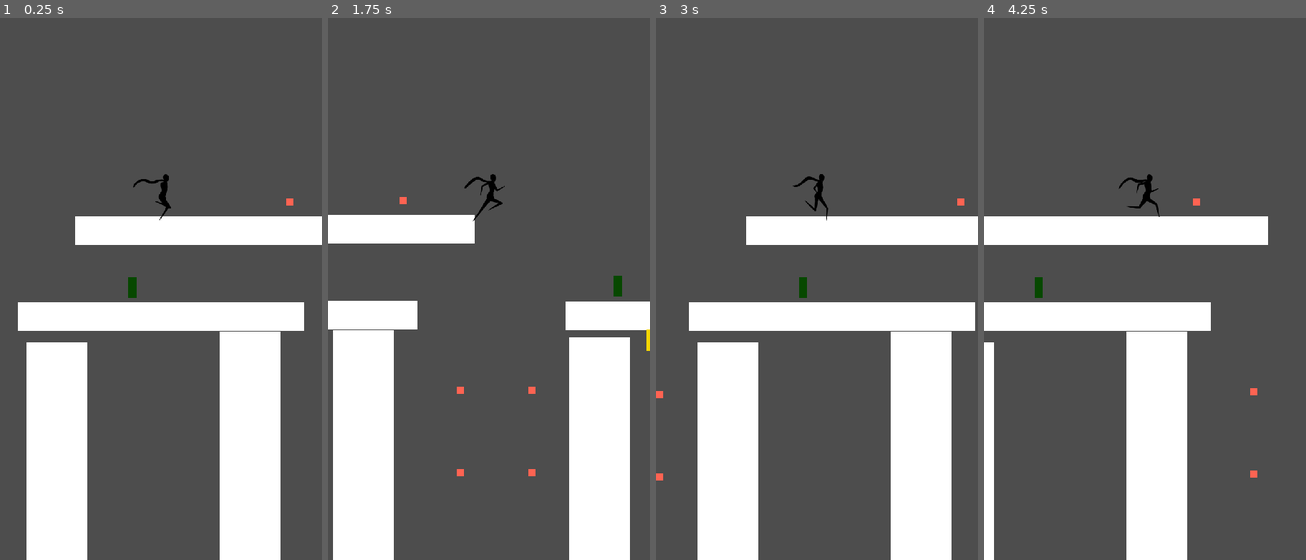
Above: before the commit, frames 1-4 (left to right).
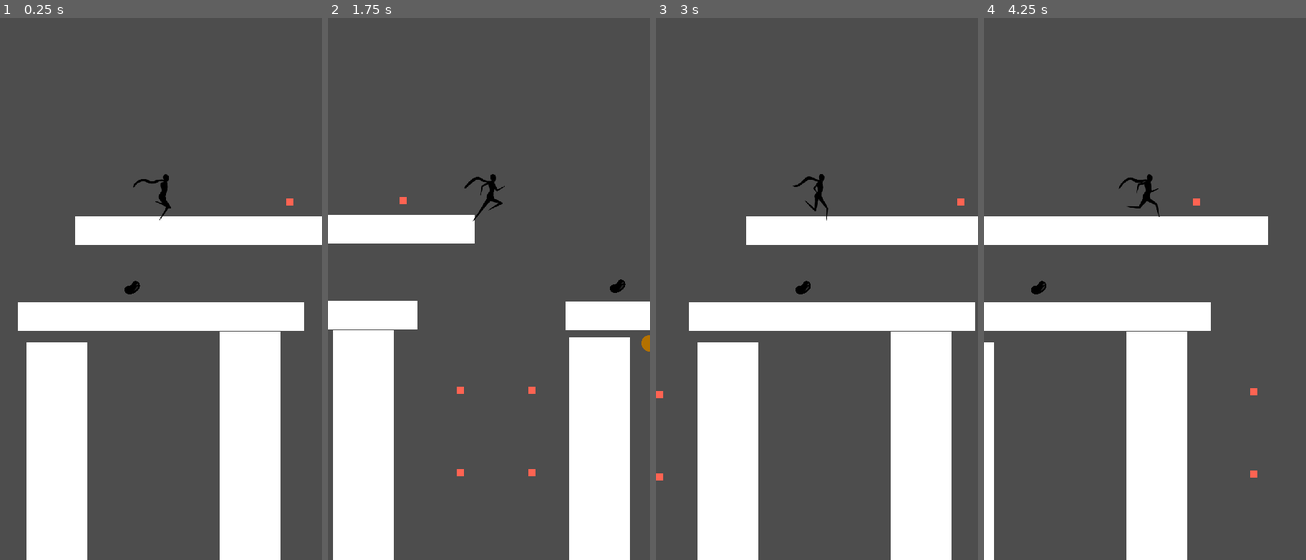
Above: after the commit, the same moments.

Repository: TylerPelaez/Sprouts
Game: Godot game, scene res://Levels/AirLevel1.tscn
The game is run twice, just before and just after one commit, with the same random seed, the same clock (stepped at 60 frames per second) and the same inputs.
Inputs:
- Up to frame 1 (0.25 s): no input
- Up to frame 2 (1.75 s): tap Enter at 0.5 s; hold E (Hit Switch) 0.53-1.28 s; hold D (Right) from 0.53 s (still down); tap Space (Jump) at 0.77, 1.52 s; tap E (Hit Switch) at 1.35 s
- Up to frame 3 (3 s): release D (Right) at 2.03 s; hold A (Left) 2.03-2.78 s; hold E (Hit Switch) 2.03-2.78 s; hold D (Right) from 2.78 s (still down); tap E (Hit Switch) at 2.85 s
- Up to frame 4 (4.25 s): keep holding D (Right); tap Space (Jump) at 3.02, 3.77 s; hold E (Hit Switch) from 3.53 s (still down)

The runs differ from the first frame. In frame 1, 0.1% of the frame differs, in the area x 38-44%, y 47-52%; in frame 2, 0.2%, in the area x 87-100%, y 47-62%; in frame 3, 0.1%; in frame 4, 0.1%.

Commit message:
Pulsing Grav Bean and Collectible Bean

Diff:
--- /dev/null
+++ b/Art/GrabAlpha.gdshader
@@ -0,0 +1,8 @@
+shader_type canvas_item;
+
+uniform vec4 color: source_color;
+
+void fragment() {
+	COLOR = color;
+	COLOR.a = texture(TEXTURE, UV).a;
+}
--- a/Levels/TylerTest.tscn
+++ b/Levels/TylerTest.tscn
@@ -96,9 +96,10 @@
 [node name="Interactive" type="Node2D" parent="Environment"]
 
 [node name="Switch" parent="Environment/Interactive" instance=ExtResource("5_n852e")]
+position = Vector2(912, 448)
 
 [node name="Switch2" parent="Environment/Interactive" instance=ExtResource("5_n852e")]
-position = Vector2(1048, -80)
+position = Vector2(1048, -56)
 
 [node name="LevelEnd" parent="Environment/Interactive" instance=ExtResource("6_htsaq")]
 position = Vector2(2768, 96)
--- a/Prefabs/Switch.tscn
+++ b/Prefabs/Switch.tscn
@@ -1,12 +1,55 @@
-[gd_scene load_steps=4 format=3 uid="uid://dwr0wpdjf27gt"]
+[gd_scene load_steps=9 format=3 uid="uid://dwr0wpdjf27gt"]
 
 [ext_resource type="Script" path="res://Scripts/Switch.gd" id="1_8tb1m"]
-[ext_resource type="Texture2D" uid="uid://pvmo6pva2rc0" path="res://Art/Test/White48.png" id="2_0n2vr"]
+[ext_resource type="Texture2D" uid="uid://ctmop7i7lu31p" path="res://Art/Bean/Bean.png" id="2_eap8i"]
+[ext_resource type="Shader" path="res://Art/GrabAlpha.gdshader" id="2_phfhg"]
 
-[sub_resource type="RectangleShape2D" id="RectangleShape2D_okkc1"]
+[sub_resource type="CircleShape2D" id="CircleShape2D_y1t4n"]
+radius = 49.0102
+
+[sub_resource type="ShaderMaterial" id="ShaderMaterial_18uus"]
+shader = ExtResource("2_phfhg")
+shader_parameter/color = Color(0.701961, 0.443137, 0, 1)
+
+[sub_resource type="Animation" id="Animation_2gchn"]
+resource_name = "Pulsate"
+length = 0.6
+loop_mode = 1
+tracks/0/type = "value"
+tracks/0/imported = false
+tracks/0/enabled = true
+tracks/0/path = NodePath("Sprite2D:frame")
+tracks/0/interp = 1
+tracks/0/loop_wrap = true
+tracks/0/keys = {
+"times": PackedFloat32Array(0, 0.1, 0.2, 0.3, 0.4, 0.5),
+"transitions": PackedFloat32Array(1, 1, 1, 1, 1, 1),
+"update": 1,
+"values": [0, 1, 2, 3, 4, 0]
+}
+
+[sub_resource type="Animation" id="Animation_kgfa5"]
+length = 0.001
+tracks/0/type = "value"
+tracks/0/imported = false
+tracks/0/enabled = true
+tracks/0/path = NodePath("Sprite2D:frame")
+tracks/0/interp = 1
+tracks/0/loop_wrap = true
+tracks/0/keys = {
+"times": PackedFloat32Array(0),
+"transitions": PackedFloat32Array(1),
+"update": 1,
+"values": [0]
+}
+
+[sub_resource type="AnimationLibrary" id="AnimationLibrary_1cxwy"]
+_data = {
+"Pulsate": SubResource("Animation_2gchn"),
+"RESET": SubResource("Animation_kgfa5")
+}
 
 [node name="Switch" type="Node2D"]
-position = Vector2(864, 488)
 script = ExtResource("1_8tb1m")
 
 [node name="Area2D" type="Area2D" parent="."]
@@ -14,11 +57,19 @@
 collision_mask = 2
 
 [node name="CollisionShape2D" type="CollisionShape2D" parent="Area2D"]
-shape = SubResource("RectangleShape2D_okkc1")
+shape = SubResource("CircleShape2D_y1t4n")
 
 [node name="Sprite2D" type="Sprite2D" parent="."]
-modulate = Color(0.964706, 0.839216, 0, 1)
-texture = ExtResource("2_0n2vr")
+material = SubResource("ShaderMaterial_18uus")
+scale = Vector2(0.2, 0.2)
+texture = ExtResource("2_eap8i")
+offset = Vector2(60, 60)
+hframes = 5
+
+[node name="AnimationPlayer" type="AnimationPlayer" parent="."]
+libraries = {
+"": SubResource("AnimationLibrary_1cxwy")
+}
 
 [connection signal="body_entered" from="Area2D" to="." method="_on_area_2d_body_entered"]
 [connection signal="body_exited" from="Area2D" to="." method="_on_area_2d_body_exited"]
--- a/Prefabs/pills.tscn
+++ b/Prefabs/pills.tscn
@@ -1,14 +1,14 @@
-[gd_scene load_steps=4 format=3 uid="uid://bk5j2w78ju833"]
+[gd_scene load_steps=4 format=3 uid="uid://cyrefgeqop3hu"]
 
 [ext_resource type="Script" path="res://Scripts/pill.gd" id="1_t40pg"]
-[ext_resource type="Texture2D" uid="uid://cr0df0oy1wyrc" path="res://Art/Test/White8.png" id="2_pyhpw"]
+[ext_resource type="Texture2D" uid="uid://ctmop7i7lu31p" path="res://Art/Bean/Bean.png" id="2_xd8pm"]
 
 [sub_resource type="CapsuleShape2D" id="CapsuleShape2D_r6pu6"]
 resource_name = "pill"
-radius = 11.14
+radius = 17.0
 height = 62.84
 
-[node name="Area2D16" type="Area2D"]
+[node name="Collectible" type="Area2D"]
 position = Vector2(37, 127)
 collision_layer = 0
 collision_mask = 2
@@ -17,12 +17,12 @@
 [node name="Pill_Test" type="CollisionShape2D" parent="."]
 position = Vector2(0, 8)
 shape = SubResource("CapsuleShape2D_r6pu6")
-debug_color = Color(0, 0.262745, 0.109804, 1)
 
 [node name="Sprite2D" type="Sprite2D" parent="."]
-modulate = Color(0.027451, 0.282353, 0, 1)
-position = Vector2(1.43051e-06, 7)
-scale = Vector2(2.25, 5.75)
-texture = ExtResource("2_pyhpw")
+position = Vector2(2, 7)
+scale = Vector2(0.1, 0.1)
+texture = ExtResource("2_xd8pm")
+offset = Vector2(40, 80)
+hframes = 5
 
 [connection signal="body_entered" from="." to="." method="_on_body_entered"]
--- a/Scripts/Switch.gd
+++ b/Scripts/Switch.gd
@@ -2,6 +2,8 @@
 class_name Switch
 
 signal switch_hit(effect: SwitchEffect)
+
+@onready var animation_player: AnimationPlayer = $AnimationPlayer
 
 @export var switch_effect: SwitchEffect = SwitchEffect.INVERT_GRAVITY
 
@@ -18,7 +20,8 @@
 
 func _on_area_2d_body_entered(body):
 	player_is_inside = true
-
+	animation_player.play("Pulsate")
 
 func _on_area_2d_body_exited(body):
 	player_is_inside = false
+	animation_player.play("RESET")
